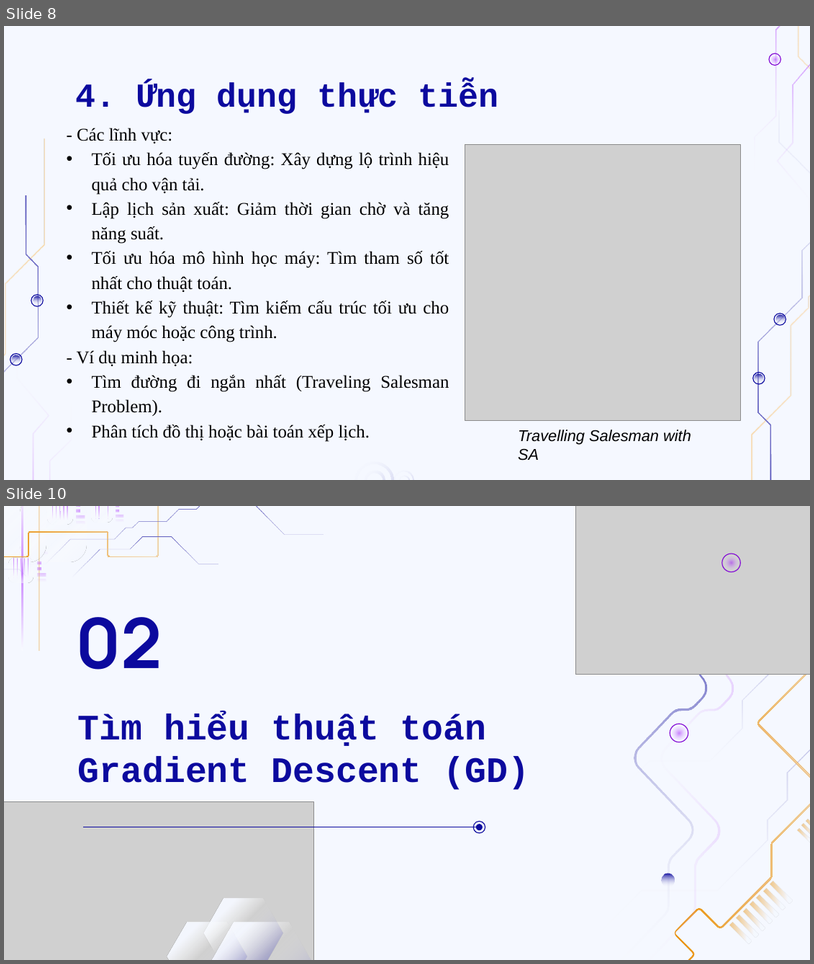
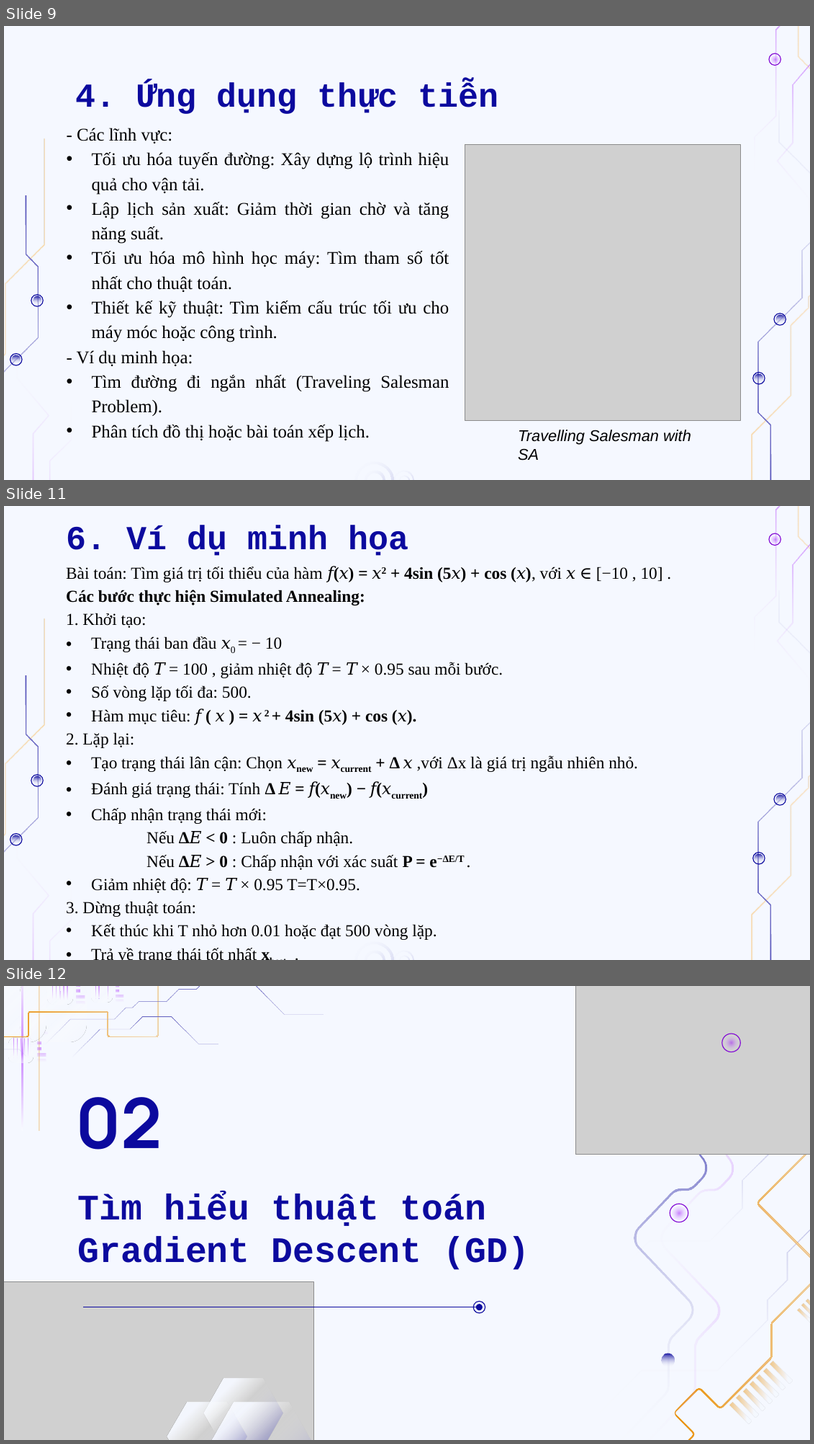
Before and after one commit to TRDAT04/TTNT_73DCTT23_NHOM3, a slide deck: Slide_TTNT_N3.pptx. Shown one above the other, each under a label of ours: slides 8 and 10 before the commit, slides 9, 11 and 12 after it; the slides between them are not shown. The pictures are 814x964 and 814x1444 pixels, drawn with LibreOffice and Linux fonts; fonts in the diff are those of the drawing; grey boxes stand for pictures; background and template pictures are left out. Boxes give left, top, right and bottom in pixels: in the first picture for what was removed or moved away, otherwise in the second. Text is boxed around its words. In the diff, an @@ line names an element or a change of style, - is before the commit and + after.

```diff
--- a/Slide_TTNT_N3.pptx
+++ b/Slide_TTNT_N3.pptx
@@ slide 11 added at (4, 506, 810, 960), background #F5F8FF; not listed: 22 template elements that a slide beside it also shows @@
@@ title added at (66, 525, 409, 556), 30 pt, text #0C0A9E, bold @@
+6. Ví dụ minh họa
@@ text added at (66, 566, 664, 939), 15 pt, text #000000 @@
+Bài toán: Tìm giá trị tối thiểu của hàm 𝑓(𝑥) = 𝑥2 + 4sin (5𝑥) + cos (𝑥), với 𝑥 ∈ [−10 , 10] .
+Các bước thực hiện Simulated Annealing:
+1. Khởi tạo:
+• Trạng thái ban đầu 𝑥0 = − 10
+• Nhiệt độ 𝑇 = 100 , giảm nhiệt độ 𝑇 = 𝑇 × 0.95 sau mỗi bước.
+• Số vòng lặp tối đa: 500.
+• Hàm mục tiêu: 𝑓 ( 𝑥 ) = 𝑥 2 + 4sin (5𝑥) + cos (𝑥).
+2. Lặp lại:
+• Tạo trạng thái lân cận: Chọn 𝑥new = 𝑥current + Δ 𝑥 ,với Δx là giá trị ngẫu nhiên nhỏ.
+• Đánh giá trạng thái: Tính Δ 𝐸 = 𝑓(𝑥new) − 𝑓(𝑥current)
+• Chấp nhận trạng thái mới:
+Nếu Δ𝐸 < 0 : Luôn chấp nhận.
+Nếu Δ𝐸 > 0 : Chấp nhận với xác suất P = e−ΔE/T .
+• Giảm nhiệt độ: 𝑇 = 𝑇 × 0.95 T=T×0.95.
+3. Dừng thuật toán:
+• Kết thúc khi T nhỏ hơn 0.01 hoặc đạt 500 vòng lặp.
+• Trả về trạng thái tốt nhất xbest .
@@ what was slide 8 is now slide 9 @@
@@ what was slide 10 is now slide 12 @@
```
Also in this commit, not shown: 9 slides changed, 1 other slide added, 6 other files.
